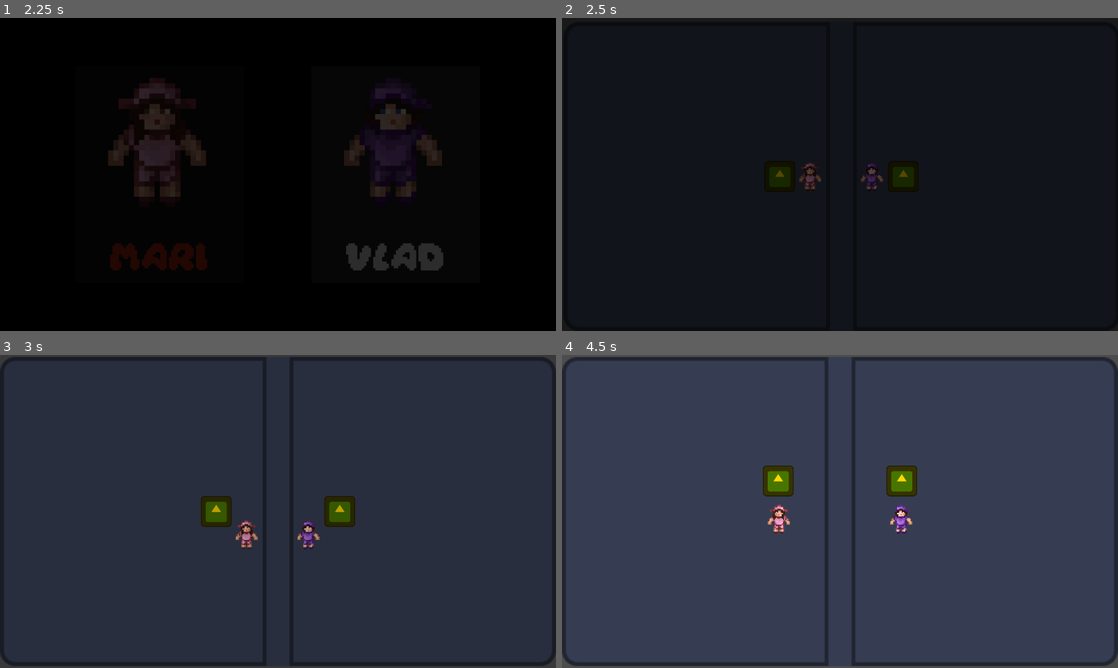
Above: before the commit, frames 1-4 (two rows, left to right).
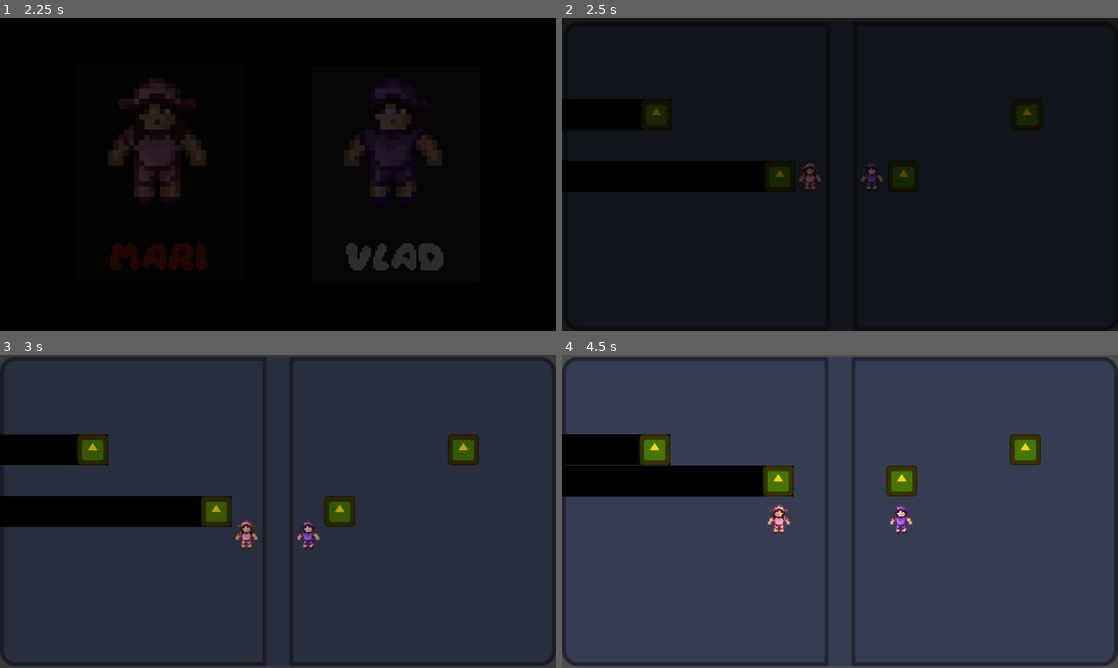
Above: after the commit, the same moments.

Repository: Vlad-935/Reflective-Trust
Game: Godot game, scene res://scenes/root.tscn
Two runs of this game, one before a commit and one after it. Both use one fixed random seed, a clock stepped at 60 frames per second and the inputs below. The engine's default icon, where the game draws it, is replaced by a stand-in: a white triangle on a blue panel in a dark square.
Inputs:
- Up to frame 1 (2.25 s): click "Play" at 0.5 s; click "Play" at 1.25 s; tap Enter (ui_accept) at 2 s; hold D (move right) from 2.03 s (still down)
- Up to frame 2 (2.5 s): keep holding D (move right); tap Enter (ui_accept) at 2.27 s
- Up to frame 3 (3 s): release D (move right) at 2.78 s; hold S (move down) from 2.78 s (still down)
- Up to frame 4 (4.5 s): tap Enter (ui_accept) at 3.02 s; release S (move down) at 3.53 s; hold D (move right) 3.53-4.28 s; hold W (move up) from 4.28 s (still down)

Frame 1 is identical in both runs. In frame 2, 5.9% of the frame differs, in the area x 0-87%, y 26-56%; in frame 3, 6.0%; in frame 4, 6.1%, in the area x 0-87%, y 25-46%.

Commit message:
WIP (Added shadow)

Diff:
--- a/reflective-trust/scenes/Levels/level_1.tscn
+++ b/reflective-trust/scenes/Levels/level_1.tscn
@@ -110,10 +110,17 @@
 [node name="Objects" type="Node2D" parent="." unique_id=840091501]
 
 [node name="Moveable_Object" parent="Objects" unique_id=1409220653 instance=ExtResource("2_3ydyl")]
+position = Vector2(144, 37)
+
+[node name="Moveable_Object2" parent="Objects" unique_id=1092965479 instance=ExtResource("2_3ydyl")]
+position = Vector2(192, -64)
+INITIAL_POSITION = Vector2(192, -64)
 
 [node name="Player_Reflection" parent="." unique_id=2030126838 instance=ExtResource("4_x42e6")]
 unique_name_in_owner = true
+position = Vector2(-95, 2)
 move_multiplier = Vector2(-1, 1)
 
 [node name="Player" parent="." unique_id=689533502 instance=ExtResource("4_x42e6")]
 unique_name_in_owner = true
+position = Vector2(90, 0)
--- /dev/null
+++ b/reflective-trust/scenes/shadow.tscn
@@ -0,0 +1,23 @@
+[gd_scene format=3 uid="uid://dwgnlj4ncftr6"]
+
+[ext_resource type="Script" uid="uid://c07aysl3p60tn" path="res://scripts/object_shadow.gd" id="1_0rvn4"]
+
+[sub_resource type="RectangleShape2D" id="RectangleShape2D_5270r"]
+size = Vector2(483, 16)
+
+[node name="Shadow" type="Line2D" unique_id=1330850732]
+points = PackedVector2Array(16, 0, -500, 0)
+width = 32.0
+default_color = Color(0, 0, 0, 1)
+script = ExtResource("1_0rvn4")
+
+[node name="Area2D" type="Area2D" parent="." unique_id=1521127525]
+collision_layer = 0
+collision_mask = 5
+
+[node name="CollisionShape2D" type="CollisionShape2D" parent="Area2D" unique_id=583668929]
+position = Vector2(-258.5, 0)
+shape = SubResource("RectangleShape2D_5270r")
+
+[connection signal="body_entered" from="Area2D" to="." method="_on_area_2d_body_entered"]
+[connection signal="body_exited" from="Area2D" to="." method="_on_area_2d_body_exited"]
--- a/reflective-trust/scripts/level_1.gd
+++ b/reflective-trust/scripts/level_1.gd
@@ -3,6 +3,7 @@
 const REFLECTION_MULTIPLIER = Vector2(-1,1)
 
 @onready var Nodes: Node2D = $Objects
+@onready var Shadow_Scene: PackedScene = preload("res://scenes/shadow.tscn")
 
 func _ready() -> void:
 	_duplicate_children()
@@ -18,8 +19,14 @@
 
 		_mirrored_setup(new_child, child)
 
-func _mirrored_setup(new_child, child):
-	new_child.is_mirrored = true
+func _mirrored_setup(reflection, child):
+	reflection.is_mirrored = true
 
-	new_child.position = child.position * REFLECTION_MULTIPLIER
-	new_child.move_multiplier = Vector2(1,-1)
+	# Position Reflection
+	reflection.position = child.position * REFLECTION_MULTIPLIER
+	reflection.move_multiplier = Vector2(1,-1)
+
+	# Add Shadow
+	var shadow = Shadow_Scene.instantiate()
+	reflection.add_child(shadow)
+	reflection.move_child(shadow, 0)
--- a/reflective-trust/scripts/moveable_object.gd
+++ b/reflective-trust/scripts/moveable_object.gd
@@ -1,6 +1,6 @@
 extends StaticBody2D
 
-const INITIAL_POSITION = Vector2(64, 0)
+@export var INITIAL_POSITION = Vector2(64, 0)
 
 const STEP = 64
 const MOVE_DURATION = 0.3
@@ -42,5 +42,14 @@
 	global_position += distance
 	Sprite.global_position -= distance
 
+	if is_mirrored:
+		var Shadow = get_node("Shadow")
+		Shadow.global_position -= distance
+
+		var shadow_tween = create_tween()
+		shadow_tween.tween_property(Shadow, "global_position", self.global_position, MOVE_DURATION).set_trans(Tween.TRANS_EXPO).set_ease(Tween.EASE_OUT)
+
+
+
 	var tween = create_tween()
 	tween.tween_property(Sprite, "global_position", self.global_position, MOVE_DURATION).set_trans(Tween.TRANS_EXPO).set_ease(Tween.EASE_OUT)
--- /dev/null
+++ b/reflective-trust/scripts/object_shadow.gd
@@ -0,0 +1,19 @@
+extends Line2D
+
+@onready var Moveable_Object: StaticBody2D = get_parent()
+@onready var Object_Sprite: Sprite2D = Moveable_Object.get_node("Sprite2D")
+
+func _on_area_2d_body_entered(body: Node2D) -> void:
+	if body.is_in_group("player"):
+		return
+
+	body.hide()
+	body.set_collision_layer_value(3, false)
+
+
+func _on_area_2d_body_exited(body: Node2D) -> void:
+	if body.is_in_group("player"):
+		return
+
+	body.show()
+	body.set_collision_layer_value(3, true)
Not shown, added: reflective-trust/scripts/object_shadow.gd.uid
